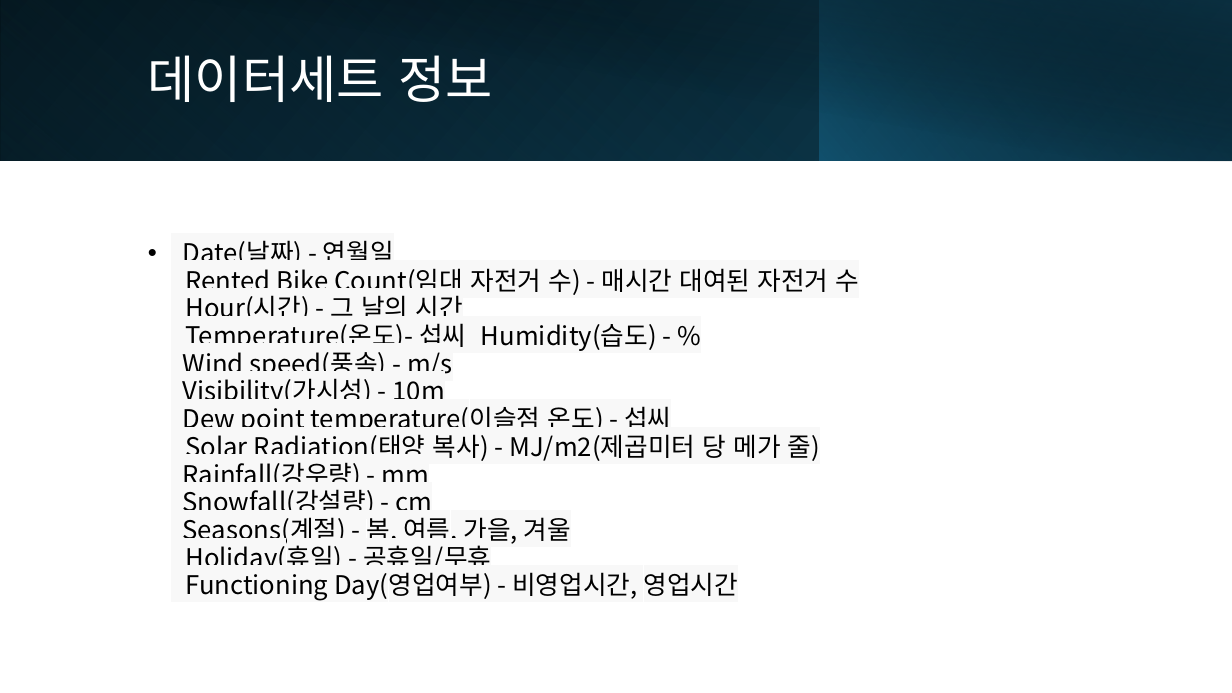
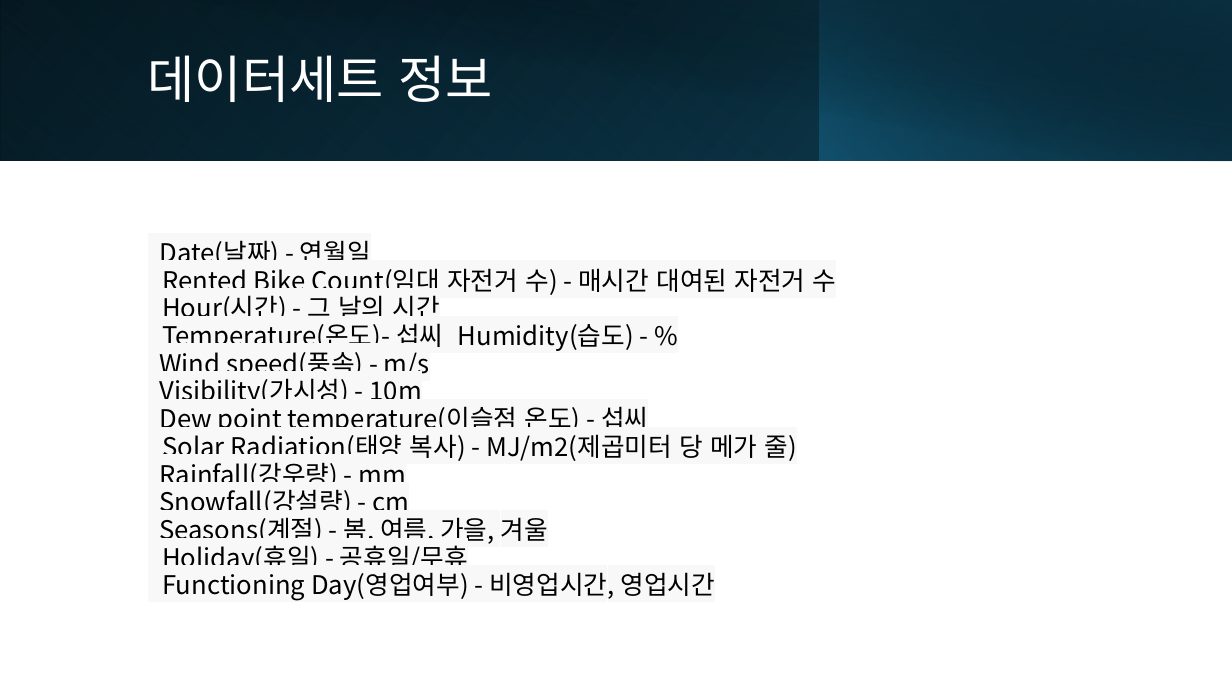
Before and after one commit to shdhkim/BikeRentalAnalysis, a slide deck: slide 3 of 자전거 대여 분석 프로젝트.pptx. Drawn at 1232x693 pixels with LibreOffice and Linux fonts; fonts in the diff are those of the drawing. Boxes give left, top, right and bottom in pixels: in the first picture for what was removed or moved away, otherwise in the second. Text is boxed around its words. In the diff, an @@ line names an element or a change of style, - is before the commit and + after.

```diff
--- a/자전거 대여 분석 프로젝트.pptx
+++ b/자전거 대여 분석 프로젝트.pptx
@@ text "Date(날짜) - 연월일 Rented Bike ..." at bbox=[159, 240, 837, 601]: bullet • to none @@
```
Also in this commit, not shown: 6 other slides changed.
